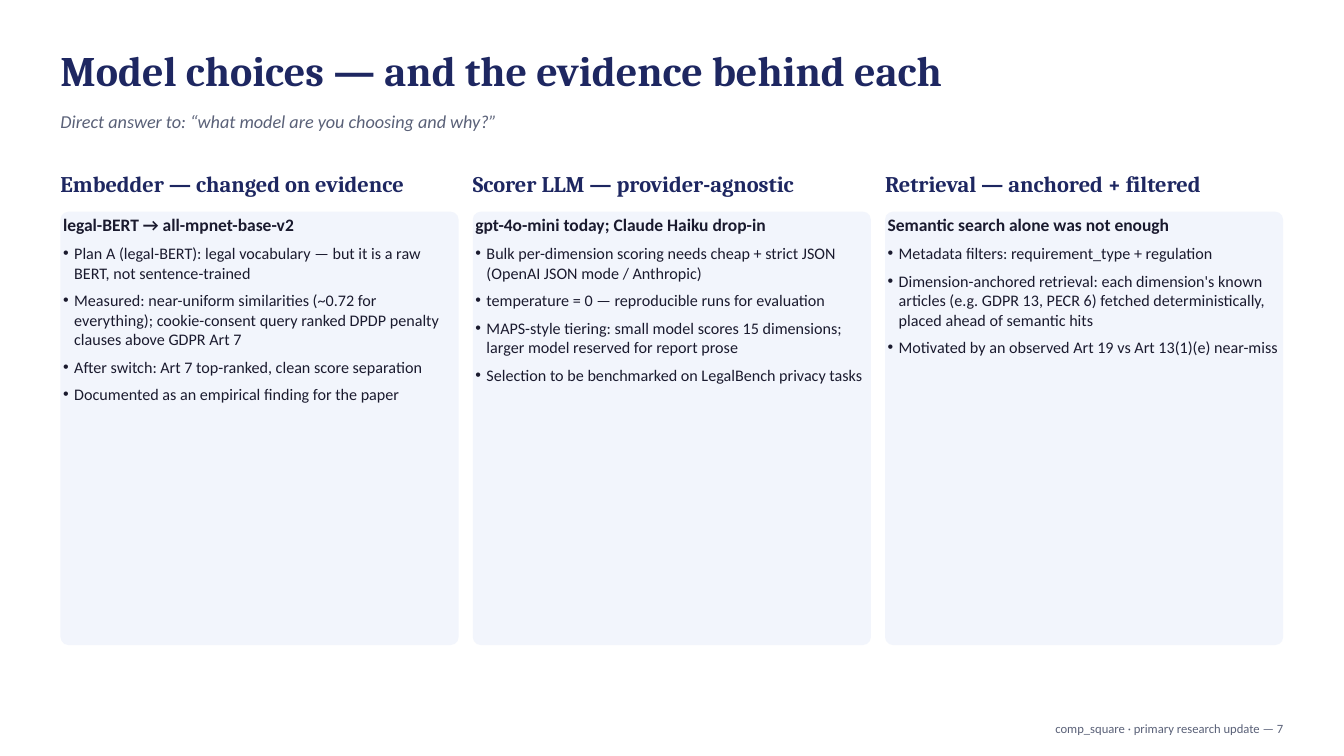
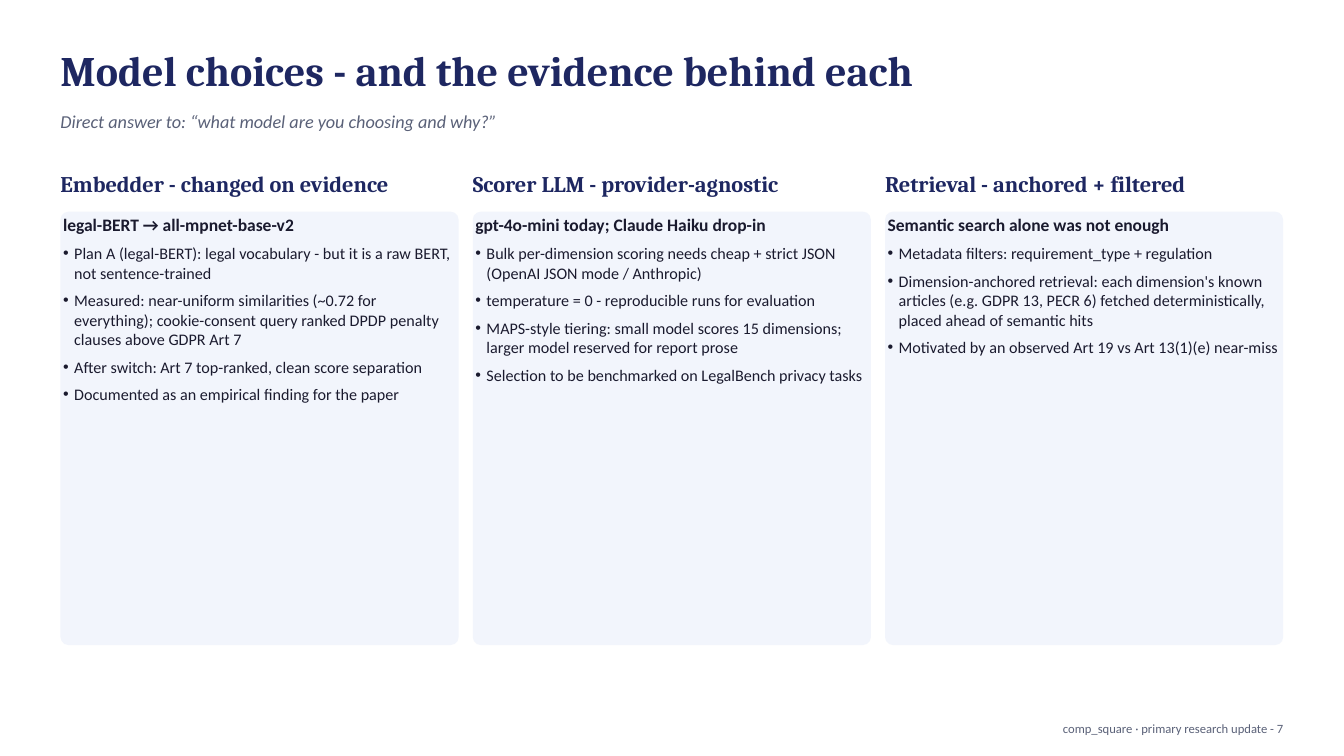
Before and after one commit to DoubleKingsLC/comp_square, a slide deck: slide 7 of Deliverable2_Supervisor_Update.pptx. Drawn at 1344x756 pixels with LibreOffice and Linux fonts; fonts in the diff are those of the drawing. Boxes give left, top, right and bottom in pixels: in the first picture for what was removed or moved away, otherwise in the second. Text is boxed around its words. In the diff, an @@ line names an element or a change of style, - is before the commit and + after.

```diff
--- a/Deliverable2_Supervisor_Update.pptx
+++ b/Deliverable2_Supervisor_Update.pptx
@@ text at (60,56,913,87): text changed @@
-Model choices — and the evidence behind each
+Model choices - and the evidence behind each
@@ text at (60,176,389,197): text changed @@
-Embedder — changed on evidence
+Embedder - changed on evidence
@@ text at (473,176,778,197): text changed @@
-Scorer LLM — provider-agnostic
+Scorer LLM - provider-agnostic
@@ text at (885,176,1186,192): text changed @@
-Retrieval — anchored + filtered
+Retrieval - anchored + filtered
@@ text in rounded rectangle at (74,247,450,279): text changed @@
-• Plan A (legal-BERT): legal vocabulary — but it is a raw BERT, not sentence-trained
+• Plan A (legal-BERT): legal vocabulary - but it is a raw BERT, not sentence-trained
@@ text in rounded rectangle at (486,294,815,309): text changed @@
-• temperature = 0 — reproducible runs for evaluation
+• temperature = 0 - reproducible runs for evaluation
@@ text at (1063,724,1283,735): text changed @@
-comp_square · primary research update — 7
+comp_square · primary research update - 7
```
Also in this commit, not shown: 13 other slides changed, 4 other files.
